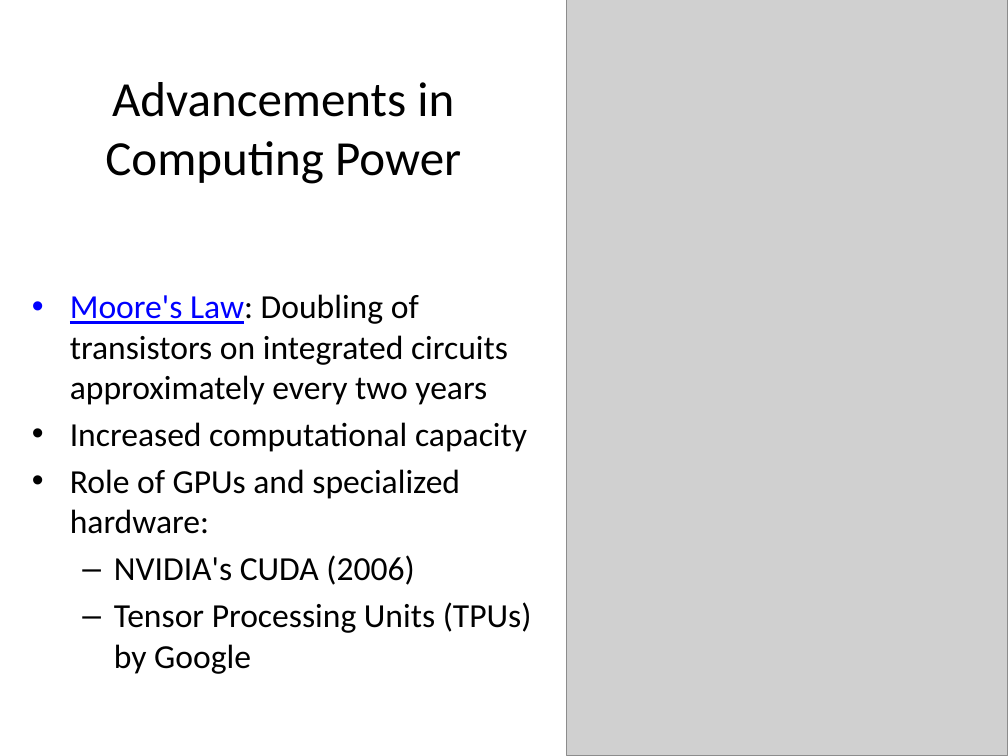
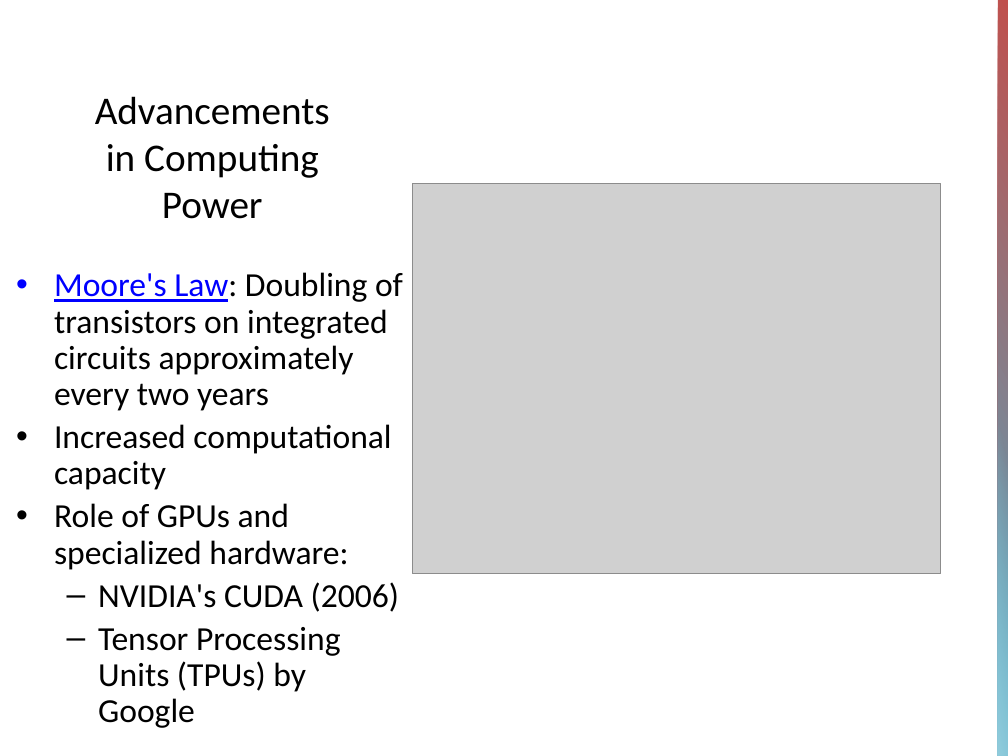
Before and after one commit to Chelsea-Myers/AIE_Presentations, a slide deck: slide 9 of AI Learning Systems.pptx. Drawn at 1008x756 pixels with LibreOffice and Linux fonts; fonts in the diff are those of the drawing; grey boxes stand for pictures. Boxes give left, top, right and bottom in pixels: in the first picture for what was removed or moved away, otherwise in the second. Text is boxed around its words. In the diff, an @@ line names an element or a change of style, - is before the commit and + after.

```diff
--- a/AI Learning Systems.pptx
+++ b/AI Learning Systems.pptx
@@ picture removed at [566,0,1008,756] @@
@@ rectangle added at [998,0,1008,756], fill gradient #C0504D to #4BACC6 @@
@@ title "Advancements in Computing Power": place and size @@
-title "Advancements in Computing Power" at [105,82,461,184]
+title "Advancements in Computing Power" at [95,96,330,219]
@@ title "Advancements in Computing Power" at [95,96,330,219]: size 35 to 28 pt; vertical alignment middle to bottom @@
@@ picture added at [412,183,940,575] @@
@@ text "Moore's Law: Doubling of transistors ...": place and size @@
-text "Moore's Law: Doubling of transistors ..." at [70,294,532,674]
+text "Moore's Law: Doubling of transistors ..." at [54,272,403,728]
@@ text "Moore's Law: Doubling of transistors ..." at [54,272,403,728]: line spacing 1 to 0.9; vertical alignment middle to top @@
@@ rectangle added at [998,389,1008,756], fill gradient #93CDDD @@
```
Also in this commit, not shown: 8 other slides changed, 1 other file.
